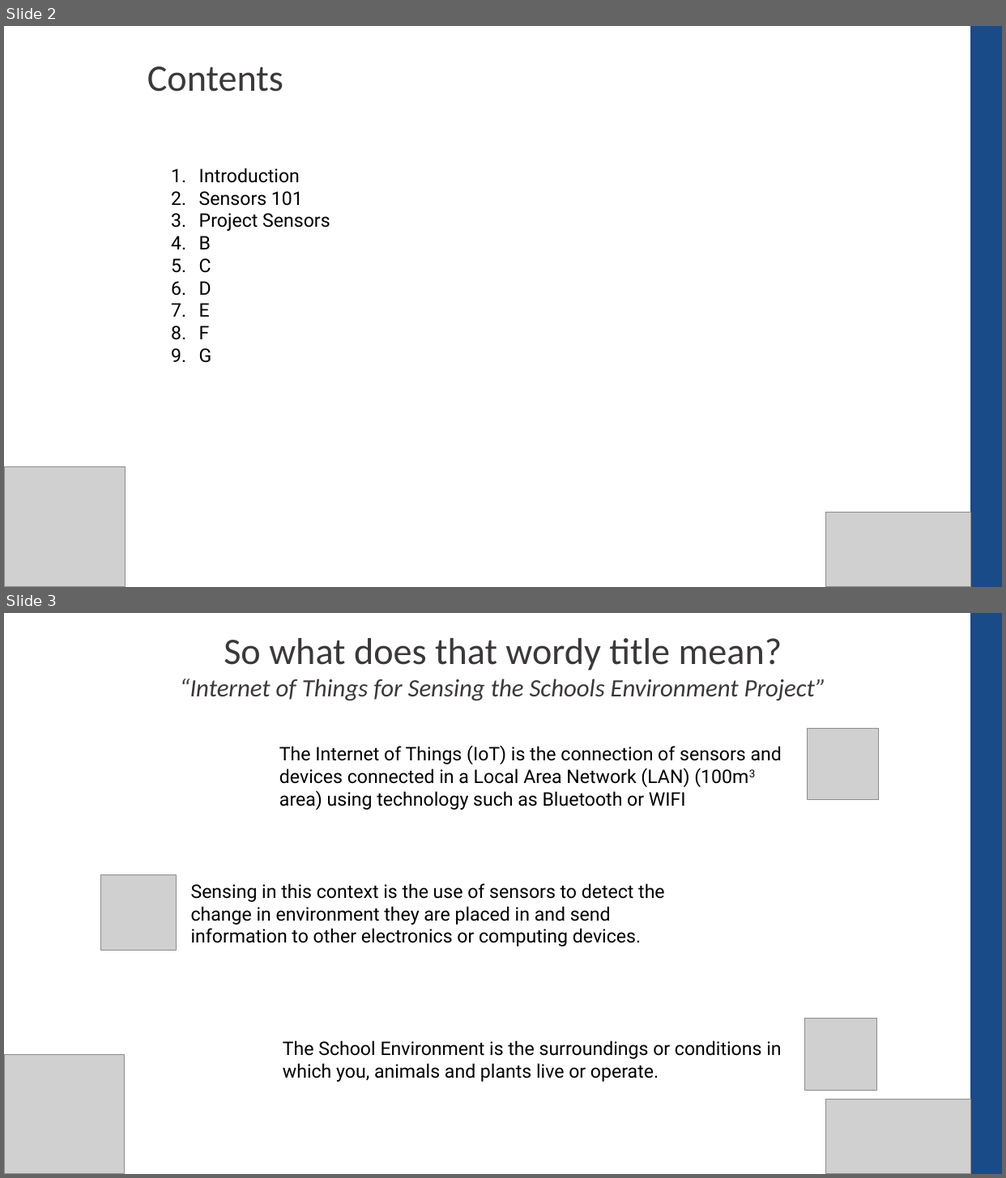
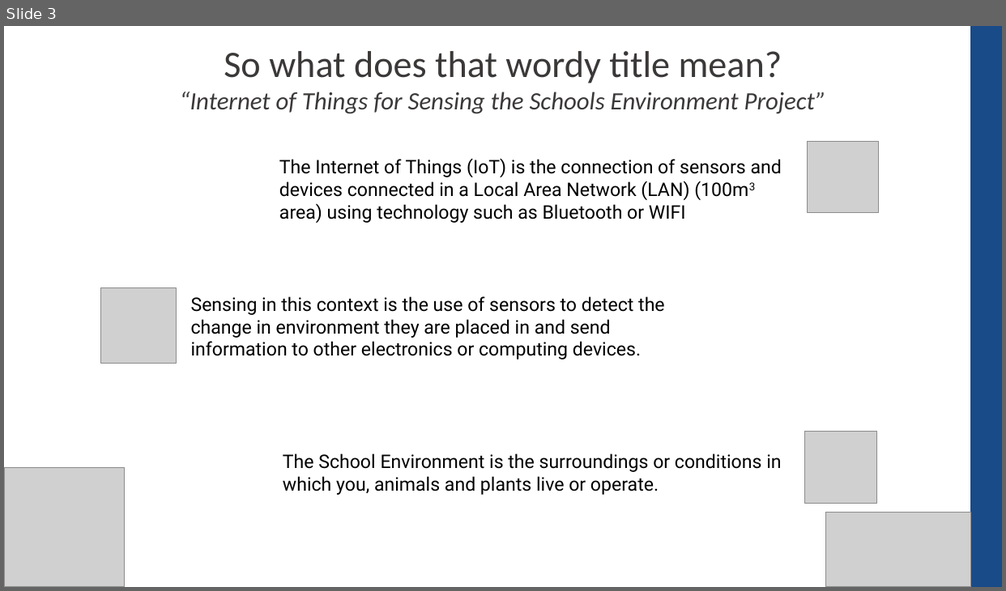
Before and after one commit to CompEng0001/IoT-and-Our-Schools-Environments-for-Education, a slide deck: Lessons/Introduction.pptx. Shown one above the other, each under a label of ours: slides 2 and 3 before the commit, slide 3 after it. The pictures are 1006x1178 and 1006x591 pixels, drawn with LibreOffice and Linux fonts; fonts in the diff are those of the drawing; grey boxes stand for pictures. Boxes give left, top, right and bottom in pixels: in the first picture for what was removed or moved away, otherwise in the second. Text is boxed around its words. In the diff, an @@ line names an element or a change of style, - is before the commit and + after.

Commit message:
New powerpoints
Updated Introduction and added Sensors 101

```diff
--- a/Lessons/Introduction.pptx
+++ b/Lessons/Introduction.pptx
@@ slide 2 removed at (4,26,1002,587), background #FFFFFF @@
@@ rectangle removed at (971,26,1002,587) @@
@@ text removed at (147,66,283,92) @@
-Contents
@@ text removed at (199,168,330,363) @@
-1. Introduction
-2. Sensors 101
-3. Project Sensors
-4. B
-5. C
-6. D
-7. E
-8. F
-9. G
@@ picture removed at (5,467,126,587) @@
@@ picture removed at (826,513,971,587) @@
```
Also in this commit, not shown: 1 slide changed, 1 slide added, 5 other slides removed, 1 other file.
